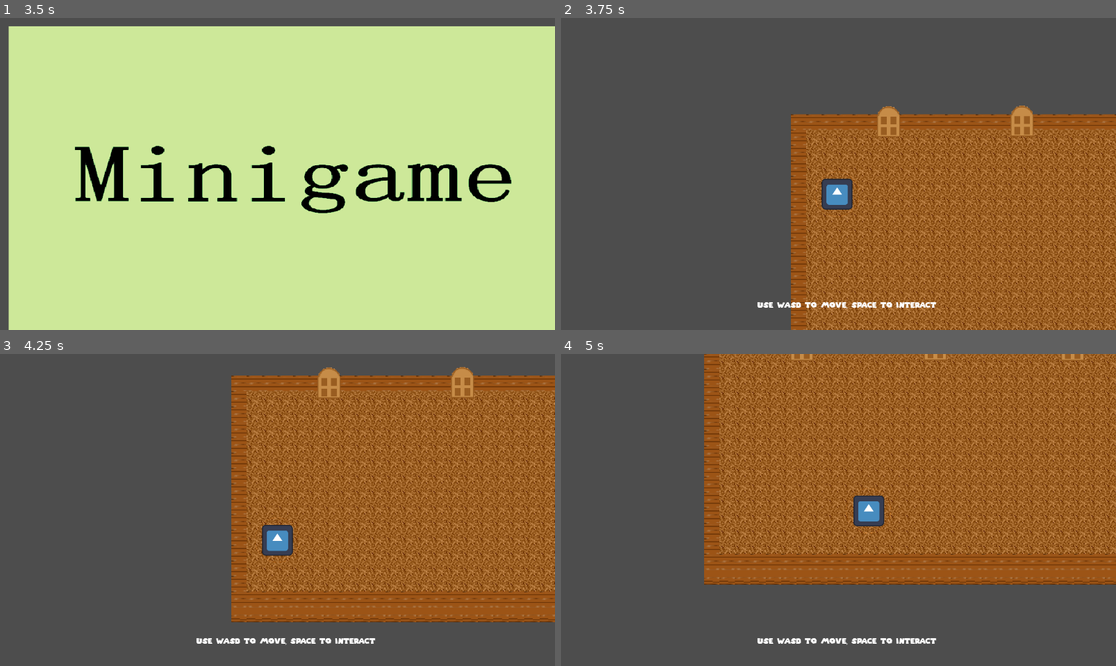
Above: before the commit, frames 1-4 (two rows, left to right).
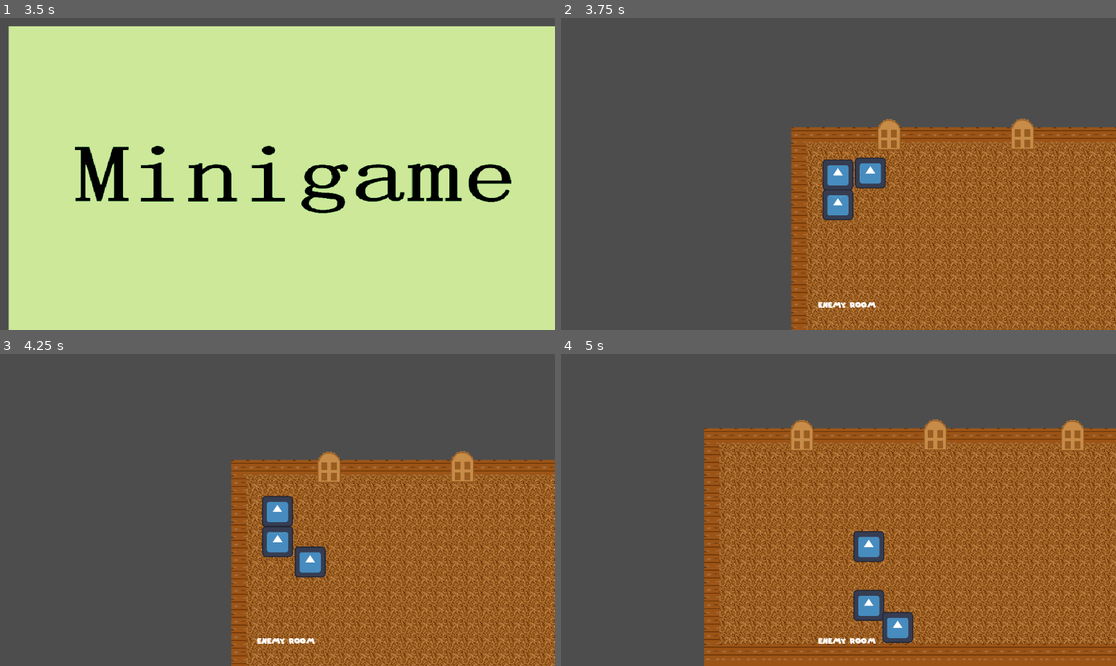
Above: after the commit, the same moments.

Repository: riccardocannatella/2024-game-jam
Game: Godot game, scene res://game.tscn
Two runs of this game, one before a commit and one after it. Both use one fixed random seed, a clock stepped at 60 frames per second and the inputs below. The engine's default icon, where the game draws it, is replaced by a stand-in: a white triangle on a blue panel in a dark square.
Inputs:
- Up to frame 1 (3.5 s): tap Enter at 0.5, 2.75 s; hold W (up) 0.53-2.03 s; tap Space (interact) at 0.6, 1.35, 2, 2.1, 2.85 s; hold A (left) from 2.03 s (still down)
- Up to frame 2 (3.75 s): tap Space (interact) at 3.5, 3.6 s; release A (left) at 3.53 s; hold S (down) from 3.53 s (still down)
- Up to frame 3 (4.25 s): keep holding S (down)
- Up to frame 4 (5 s): release S (down) at 4.28 s; hold D (right) from 4.28 s (still down); tap Space (interact) at 4.35 s

Frame 1 is identical in both runs. In frame 2, 18% of the frame differs, in the area x 35-100%, y 28-100%; in frame 3, 37%; in frame 4, 52%, in the area x 25-100%, y 0-100%.

Commit message:
add enemy with movement and a bit of interaction with the player

Diff:
--- /dev/null
+++ b/Enemy.gd
@@ -0,0 +1,44 @@
+extends RigidBody2D
+
+
+const SPEED = 300
+const JUMP_VELOCITY = -400.0
+
+var movement = Vector2()
+# Get the gravity from the project settings to be synced with RigidBody nodes.
+var gravity = ProjectSettings.get_setting("physics/2d/default_gravity")
+
+var hp =3;
+
+func _ready():
+	pass
+func _process(delta):
+	#if a second passed
+	#decide if move
+	#if move assign a casual direction
+	if ($Timer2.time_left ==0):
+		$Timer2.start()
+		if(randf()<0.5):
+			movement = Vector2()
+		else:
+			movement = get_random_direction()
+		if get_colliding_bodies():
+			movement = get_random_direction()
+
+
+
+	move_and_collide(movement*SPEED*delta)
+
+func get_random_direction():
+	var random_direction = Vector2()
+	var random_float = randf()
+	if (random_float)<0.25:
+		random_direction.x = -1;
+	elif (random_float)>=0.25 and (random_float)<0.5:
+		random_direction.x = 1;
+	elif (random_float)>=0.5 and (random_float)<0.75:
+		random_direction.y = -1;
+	else:
+		random_direction.y = 1;
+
+	return random_direction
--- /dev/null
+++ b/StaticBody2D.gd
@@ -0,0 +1,50 @@
+extends RigidBody2D
+
+
+const SPEED = 300
+const JUMP_VELOCITY = -400.0
+
+var movement = Vector2()
+# Get the gravity from the project settings to be synced with RigidBody nodes.
+var gravity = ProjectSettings.get_setting("physics/2d/default_gravity")
+
+var hp =3;
+
+func _ready():
+	pass
+func _process(delta):
+	#if a second passed
+	#decide if move
+	#if move assign a casual direction
+	if ($Timer.time_left ==0):
+		$Timer.start()
+		if(randf()<0.5):
+			movement = Vector2()
+		else:
+			movement = get_random_direction()
+		#if get_colliding_bodies():
+		#	movement = get_random_direction()
+
+
+
+	move_and_collide(movement*SPEED*delta)
+
+func get_random_direction():
+	var random_direction = Vector2()
+	var random_float = randf()
+	if (random_float)<0.25:
+		random_direction.x = -1;
+	elif (random_float)>=0.25 and (random_float)<0.5:
+		random_direction.x = 1;
+	elif (random_float)>=0.5 and (random_float)<0.75:
+		random_direction.y = -1;
+	else:
+		random_direction.y = 1;
+
+	return random_direction
+
+func on_enemy_interact():
+	hp = hp-1
+	print(hp)
+	if(hp==0):
+		self.queue_free()
--- /dev/null
+++ b/enemy.tscn
@@ -0,0 +1,35 @@
+[gd_scene load_steps=5 format=3 uid="uid://bo52hub3nmqr8"]
+
+[ext_resource type="Script" path="res://StaticBody2D.gd" id="1_pebb0"]
+[ext_resource type="Texture2D" uid="uid://7ft3tjum0kxj" path="res://assets/icon.svg" id="2_6x3vo"]
+
+[sub_resource type="SpriteFrames" id="SpriteFrames_lvqmp"]
+animations = [{
+"frames": [{
+"duration": 1.0,
+"texture": ExtResource("2_6x3vo")
+}],
+"loop": true,
+"name": &"default",
+"speed": 5.0
+}]
+
+[sub_resource type="RectangleShape2D" id="RectangleShape2D_t5nyj"]
+size = Vector2(127, 130)
+
+[node name="Enemy" type="Node2D"]
+
+[node name="enemy" type="RigidBody2D" parent="."]
+script = ExtResource("1_pebb0")
+
+[node name="AnimatedSprite2D" type="AnimatedSprite2D" parent="enemy"]
+scale = Vector2(0.5, 0.5)
+sprite_frames = SubResource("SpriteFrames_lvqmp")
+
+[node name="CollisionShape2D" type="CollisionShape2D" parent="enemy"]
+position = Vector2(-0.5, 2)
+scale = Vector2(0.5, 0.5)
+shape = SubResource("RectangleShape2D_t5nyj")
+
+[node name="Timer" type="Timer" parent="enemy"]
+one_shot = true
--- a/game.tscn
+++ b/game.tscn
@@ -36,6 +36,10 @@
 position = Vector2(594, 342)
 scale = Vector2(0.5, 0.5)
 
+[node name="RayCast2D" type="RayCast2D" parent="Player"]
+scale = Vector2(10, 10)
+target_position = Vector2(0, 14)
+
 [node name="CanvasLayer" type="CanvasLayer" parent="."]
 
 [node name="UI" parent="CanvasLayer" instance=ExtResource("5_lwuae")]
--- a/player.gd
+++ b/player.gd
@@ -9,7 +9,10 @@
 @onready var ui_image_skip = ui_master.get_node("skip_screen")
 @onready var ui_image_minigame = ui_master.get_node("minigame_screen")
 
+var hp =3;
+
 signal door_interact
+signal enemy_interact
 
 var is_colliding = false
 var door = {
@@ -42,6 +45,9 @@
 			match door:
 				"fight":
 					door_interact.emit("fight")
+					var enemy = load("res://enemy.tscn")
+					var enemy_instanced = enemy.instantiate()
+					get_node(".").add_child(enemy_instanced)
 				"skip":
 					door_interact.emit("skip")
 				"minigame":
@@ -51,6 +57,15 @@
 			ui_image_minigame.visible = false
 			ui_image_skip.visible = false
 			ui_text.visible = true
+	if $RayCast2D.is_colliding():
+		if Input.is_action_just_pressed("interact"):
+			var collider = $RayCast2D.get_collider()
+			print(collider.name)
+			if collider.name=="Enemy":
+				print("Colliding with " +$RayCast2D.get_collider().name)
+				emit_signal("enemy_interact")
+
+
 
 
 func _physics_process(delta):
@@ -78,9 +93,11 @@
 		"fight":
 			match ui_image_fight.visible:
 				true:
-					ui_image_fight.visible = false
+					#ui_image_fight.visible = false
+					ui_text.text =""
 				false:
-					ui_image_fight.visible = true
+					#ui_image_fight.visible = true
+					ui_text.text ="Enemy room"
 				_: pass
 		"skip":
 			match ui_image_skip.visible:
